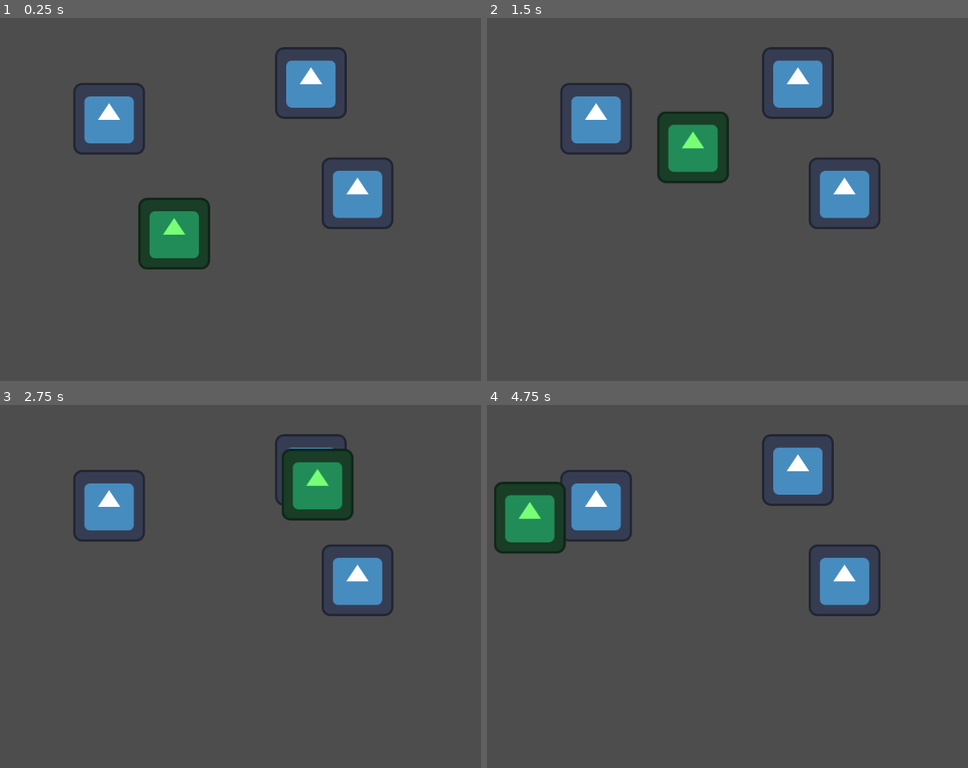
Above: before the commit, frames 1-4 (two rows, left to right).
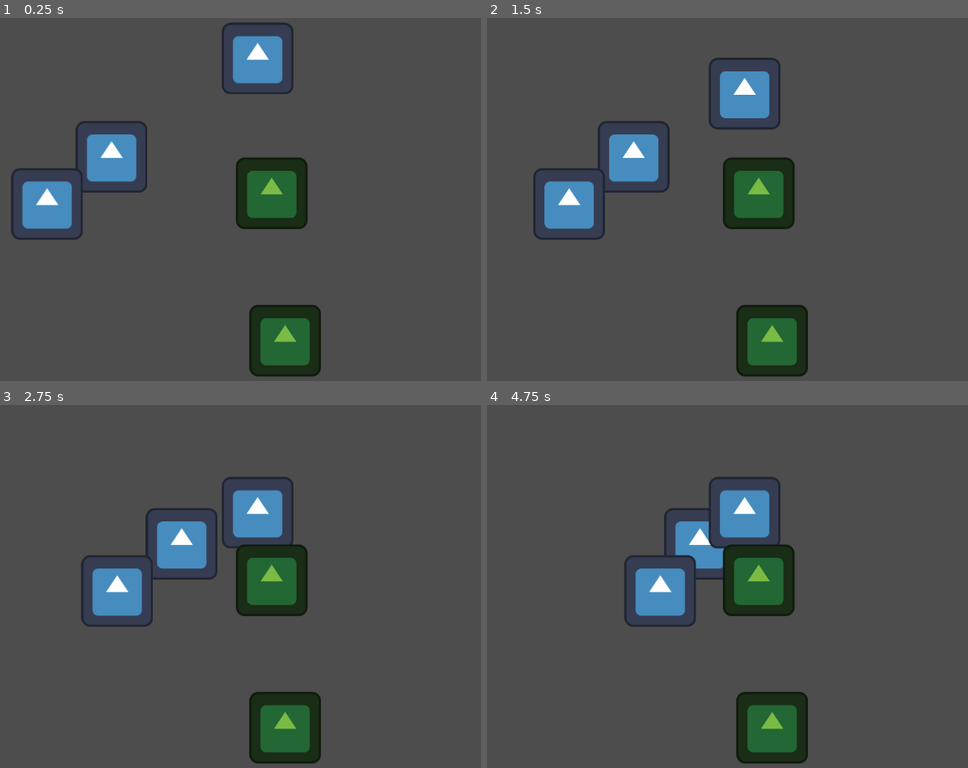
Above: after the commit, the same moments.

Repository: rsthtx/ddu-2023
Game: Godot game, scene res://obstacle_destruction/main.tscn
Two runs of this game, one before a commit and one after it. Both use one fixed random seed, a clock stepped at 60 frames per second and the inputs below. Before the commit the project starts from res://click_target/click_demo.tscn. The engine's default icon, where the game draws it, is replaced by a stand-in: a white triangle on a blue panel in a dark square.
Inputs (mouse positions are in pixels of both pictures, inside the frame that each line leads up to):
- Up to frame 1 (0.25 s): no input
- Up to frame 2 (1.5 s): move the mouse to (597, 119) at 0.52 s; click (597, 119) at 0.67 s; move the mouse to (842, 192) at 1.27 s; click (842, 192) at 1.42 s
- Up to frame 3 (2.75 s): move the mouse to (312, 470) at 2.02 s; click (312, 470) at 2.17 s
- Up to frame 4 (4.75 s): move the mouse to (761, 659) at 2.77 s; click (761, 659) at 2.92 s; move the mouse to (outside the picture) at 3.52 s; click (outside the picture) at 3.67 s; move the mouse to (602, 532) at 4.27 s; click (602, 532) at 4.42 s

The runs differ from the first frame. In frame 1, 18% of the frame differs, in the area x 2-82%, y 1-99%; in frame 2, 18%; in frame 3, 17%; in frame 4, 18%.

Commit message:
Fix COEP and COOP header issues for web builds

Diff:
--- a/ddu_godot_demo/project.godot
+++ b/ddu_godot_demo/project.godot
@@ -11,7 +11,7 @@
 [application]
 
 config/name="DDU_godot_demo"
-run/main_scene="res://click_target/click_demo.tscn"
+run/main_scene="res://obstacle_destruction/main.tscn"
 config/features=PackedStringArray("4.1", "Mobile")
 config/icon="res://icon.svg"
 
Not shown, changed: ddu_godot_demo/export_presets.cfg
Not shown, added: builds/web/click_target/coi-serviceworker.min.js
Not shown, changed: builds/web/click_target/index.html
Not shown, added: builds/web/obstacle_destruction/coi-serviceworker.min.js
Not shown, added: builds/web/obstacle_destruction/index.apple-touch-icon.png
Not shown, added: builds/web/obstacle_destruction/index.audio.worklet.js
Not shown, added: builds/web/obstacle_destruction/index.html
Not shown, added: builds/web/obstacle_destruction/index.icon.png
Not shown, added: builds/web/obstacle_destruction/index.js
Not shown, added: builds/web/obstacle_destruction/index.pck
Not shown, added: builds/web/obstacle_destruction/index.png
Not shown, added: builds/web/obstacle_destruction/index.wasm
(and 4 more such lines)
